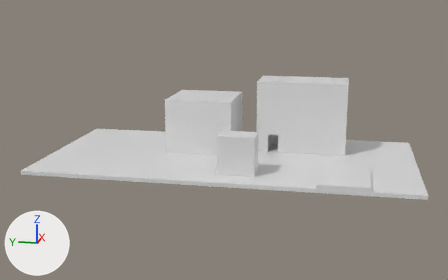
The Blender file assets/v1.blend as it was, and as the next commit left it.
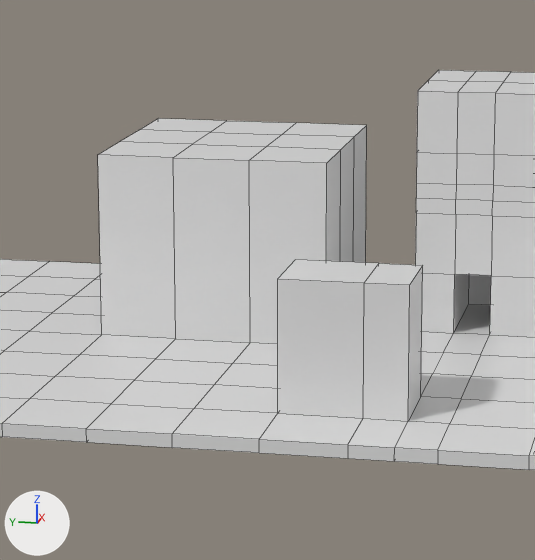
There are two pictures of each version: one whole from a 50 mm camera at (-164.4, -31.0, 45.5) aimed at (0.1, 1.9, 4.4), one close up on the part from 30% to 65% of the width and 20% to 78% of the height. Every picture has the same lights, and +X, +Y and +Z are marked at lower left. The close-ups show mesh edges as thin lines.
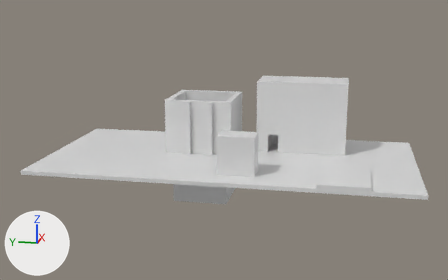
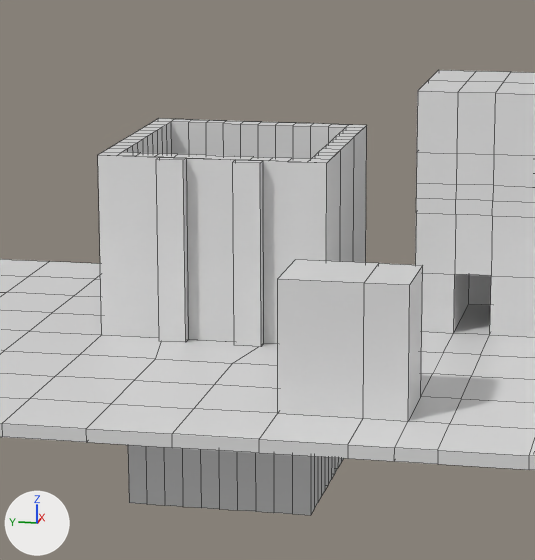
Changed parts and their boxes (x1, y1, x2, y2) in the close-ups (535 x 560 px):
'Cube', reshaped: before (0, 70, 535, 470); after (0, 70, 535, 515)
part 1 of me_cube, built on: before (80, 118, 367, 366); after (80, 118, 367, 515)

Patch to the scene script:
```diff
--- a/assets/v1.blend.py
+++ b/assets/v1.blend.py
@@ me_cube @@
 # used by ob_cube; location = (0.0, 0.0, -0.5); scale = (25.0, 50.0, 0.5)
-me_cube.from_pydata(...)  # 442 vertices, 440 faces; spans x -1.0..1.0, y -1.0..1.0, z -1.0..41.0
+me_cube.from_pydata(...)  # 659 vertices, 636 faces; spans x -1.0..1.0, y -1.0..1.0, z -29.0..41.0
+# me_cube part 1
+# 4 vertices are removed from x 0.2..0.5, y 0.1..0.2, z 31.0
+# 24 faces are deleted
+# 199 vertices are added at x 0.0..0.8, y 0.0..0.4, z -29.0..31.0
+# 13 new vertices lie (0.0, 0.0, -60.0) away from vertices in x 0.1..0.7, y 0.0..0.2, z 31.0
+# 9 new vertices lie (0.0, 0.0, -60.0) away from vertices in x 0.1..0.6, y 0.3, z 31.0
+# 220 new faces join them
 me_cube.materials.append(mat_material)
```
